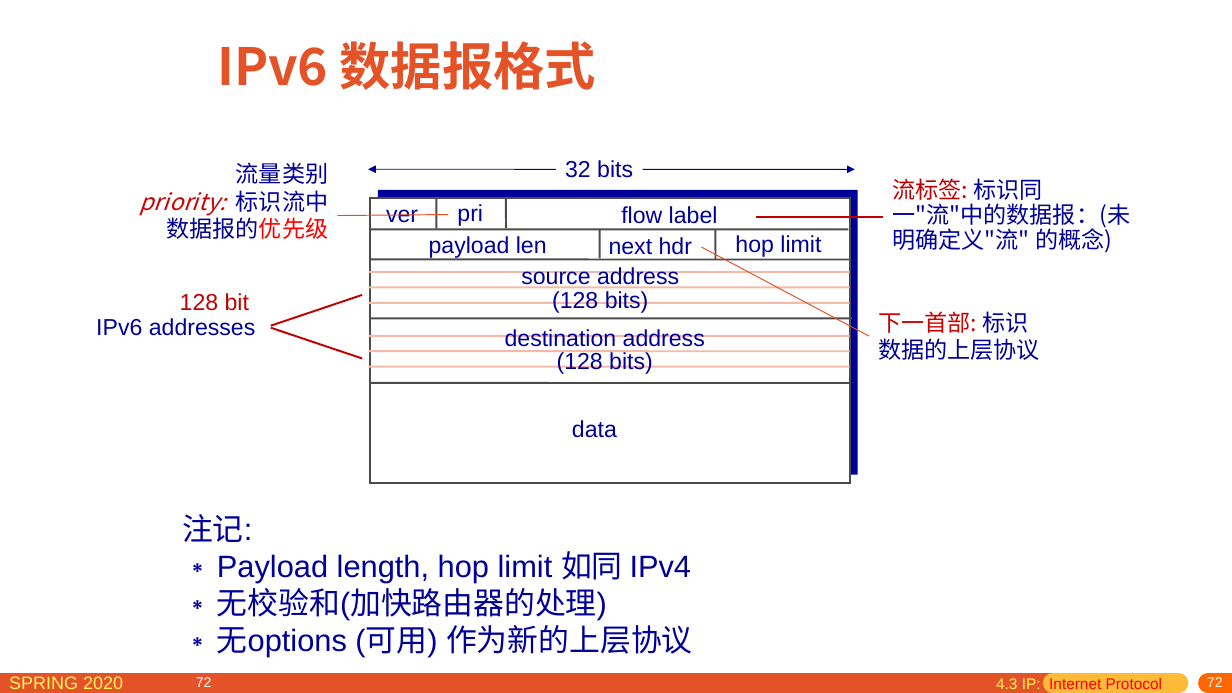
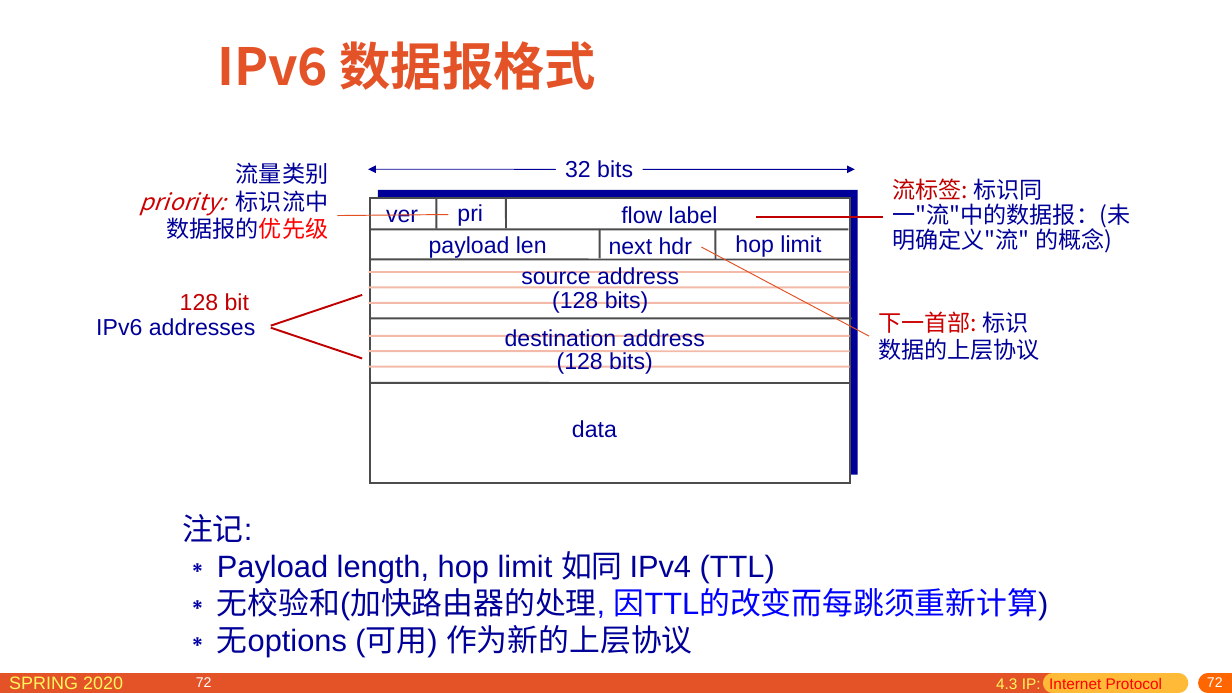
Before and after one commit to network-distributed/presentations, a slide deck: slide 72 of chapter4_cn.pptx. Drawn at 1232x693 pixels with LibreOffice and Linux fonts; fonts in the diff are those of the drawing. Boxes give left, top, right and bottom in pixels: in the first picture for what was removed or moved away, otherwise in the second. Text is boxed around its words. In the diff, an @@ line names an element or a change of style, - is before the commit and + after.

```diff
--- a/chapter4_cn.pptx
+++ b/chapter4_cn.pptx
@@ text at (217,551,1049,621): text changed @@
-∗ Payload length, hop limit 如同 IPv4
-∗ 无校验和(加快路由器的处理)
+∗ Payload length, hop limit 如同 IPv4 (TTL)
+∗ 无校验和(加快路由器的处理, 因TTL的改变而每跳须重新计算)
```
Also in this commit, not shown: 15 other slides changed, 1 other file.
